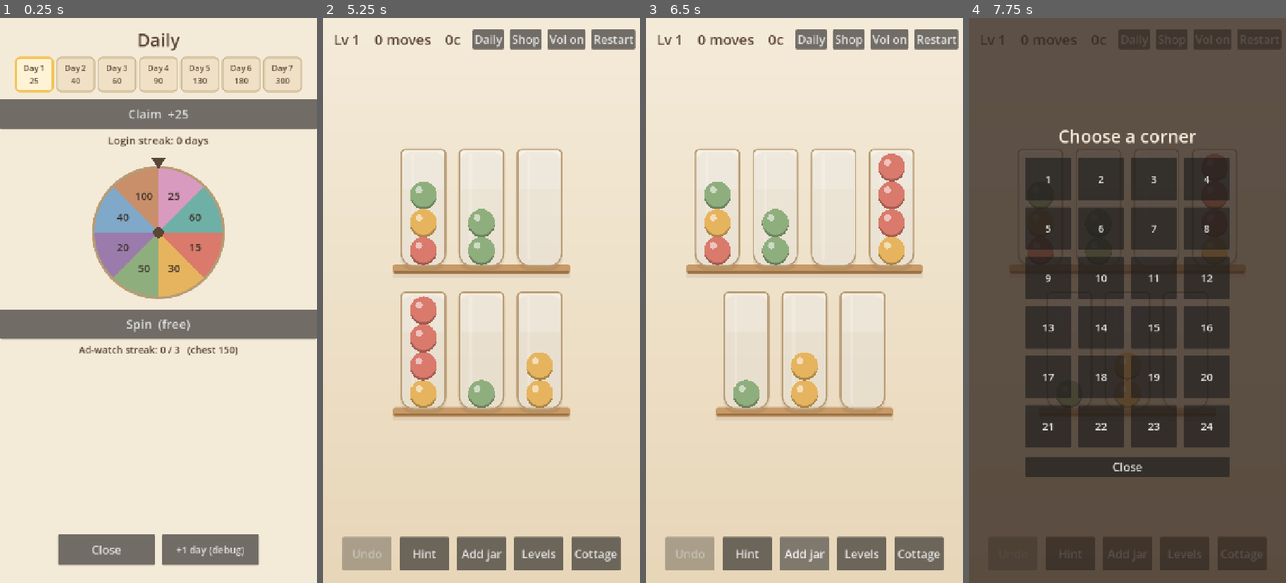
Above: before the commit, frames 1-4 (left to right).
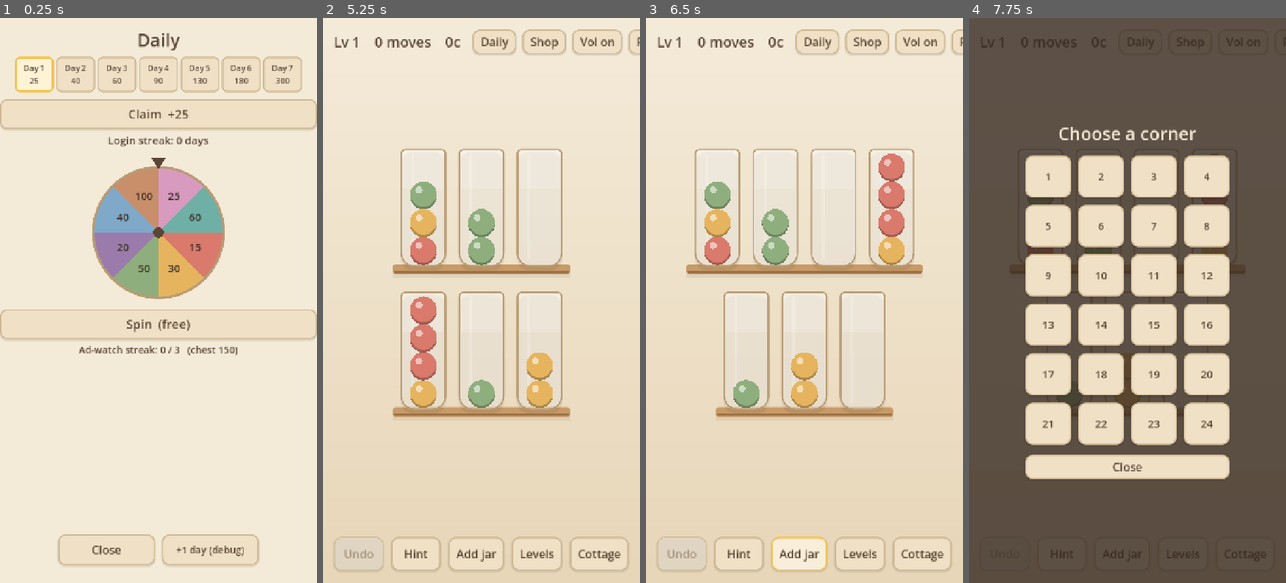
Above: after the commit, the same moments.

Repository: seantomaslynch-cell/cottage-sort
Game: Godot game, scene res://game/main.tscn
Two runs of this game, one before a commit and one after it. Both use one fixed random seed, a clock stepped at 60 frames per second and the inputs below.
Inputs (mouse positions are in pixels of both pictures, inside the frame that each line leads up to):
- Up to frame 1 (0.25 s): no input
- Up to frame 2 (5.25 s): click (614, 40) at 0.5 s, where only the run before the commit has a clickable "Restart"; click (614, 40) at 1.25 s, where only the run before the commit has a clickable "Restart"; click (614, 40) at 2 s, where only the run before the commit has a clickable "Restart"; click "Daily" at 2.75 s; click "Shop" at 3.5 s; click "Vol on" at 4.25 s; click "Hint" at 5 s
- Up to frame 3 (6.5 s): click "Add jar" at 5.75 s
- Up to frame 4 (7.75 s): click "Levels" at 6.5 s; click "Cottage" at 7.25 s

The runs differ from the first frame. In frame 1, 14% of the frame differs, in the area x 0-100%, y 14-97%; in frame 2, 6.8%; in frame 3, 6.9%; in frame 4, 34%, in the area x 4-100%, y 2-98%.

Commit message:
Apply the UI theme to CanvasLayer screens; lighter honey buttons
A Window.theme doesn't propagate to Controls parented under a CanvasLayer,
so every panel was falling back to Godot's default dark buttons. main.gd
now pushes the theme onto the top Control of each screen (HUD, cottage,
daily, shop, level select). Also replaced a fragile bg_color.a assignment
with a Color(base, alpha) construction. Buttons now render in Palette.BTN
honey everywhere.

Co-Authored-By: Claude Sonnet 5 <noreply@anthropic.com>

Diff:
--- a/game/main.gd
+++ b/game/main.gd
@@ -38,9 +38,12 @@
 var _last_earned := 0
 var _hints_used := 0
 
+var _theme: Theme
+
 func _ready() -> void:
 	RenderingServer.set_default_clear_color(Palette.BG)
-	get_window().theme = UiTheme.build()
+	_theme = UiTheme.build()
+	get_window().theme = _theme
 	SaveData.load_now()
 
 	_audio = AudioScene.new()
@@ -136,7 +139,19 @@
 		if granted:
 			_daily.note_ad_watched())
 
+	# Window.theme doesn't reach Controls under a CanvasLayer, so push it onto
+	# the top Control of every screen explicitly.
+	for scr in [_hud, _cottage, _daily_panel, _shop, _select]:
+		_apply_theme(scr)
+
 	_load_current()
+
+func _apply_theme(n: Node) -> void:
+	if n is Control:
+		n.theme = _theme
+		return
+	for c in n.get_children():
+		_apply_theme(c)
 
 	if _daily.login_pending():
 		_open_daily()
--- a/game/ui_theme.gd
+++ b/game/ui_theme.gd
@@ -11,8 +11,7 @@
 	var normal := _sb(Palette.BTN, Palette.BTN_BORDER, 3)
 	var hover := _sb(Palette.BTN_HOVER, Palette.ACCENT, 3)
 	var pressed := _sb(Palette.BTN_PRESSED, Palette.ACCENT_WARM, 3)
-	var disabled := _sb(Palette.BTN_DISABLED, Palette.BTN_BORDER, 2)
-	disabled.bg_color.a = 0.7
+	var disabled := _sb(Color(Palette.BTN_DISABLED, 0.7), Palette.BTN_BORDER, 2)
 
 	t.set_stylebox("normal", "Button", normal)
 	t.set_stylebox("hover", "Button", hover)
Not shown, added: shot_shop.png.import
